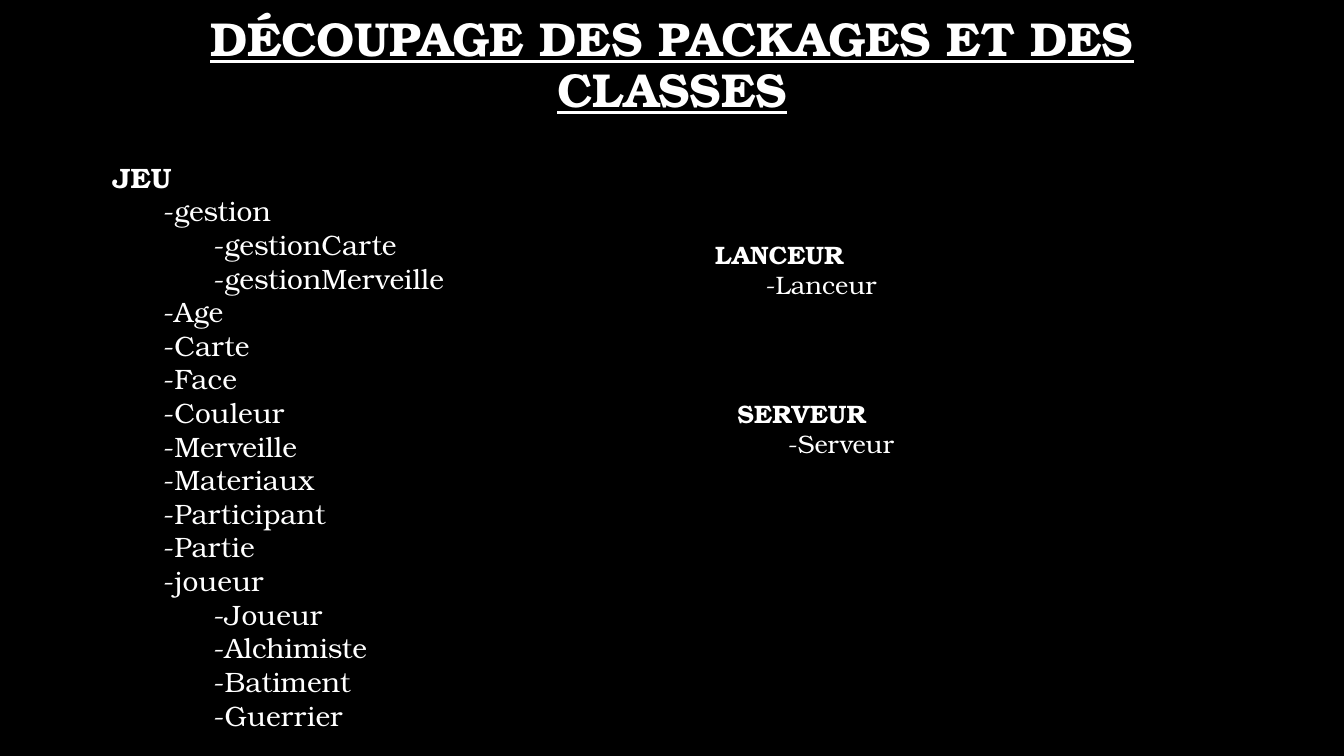
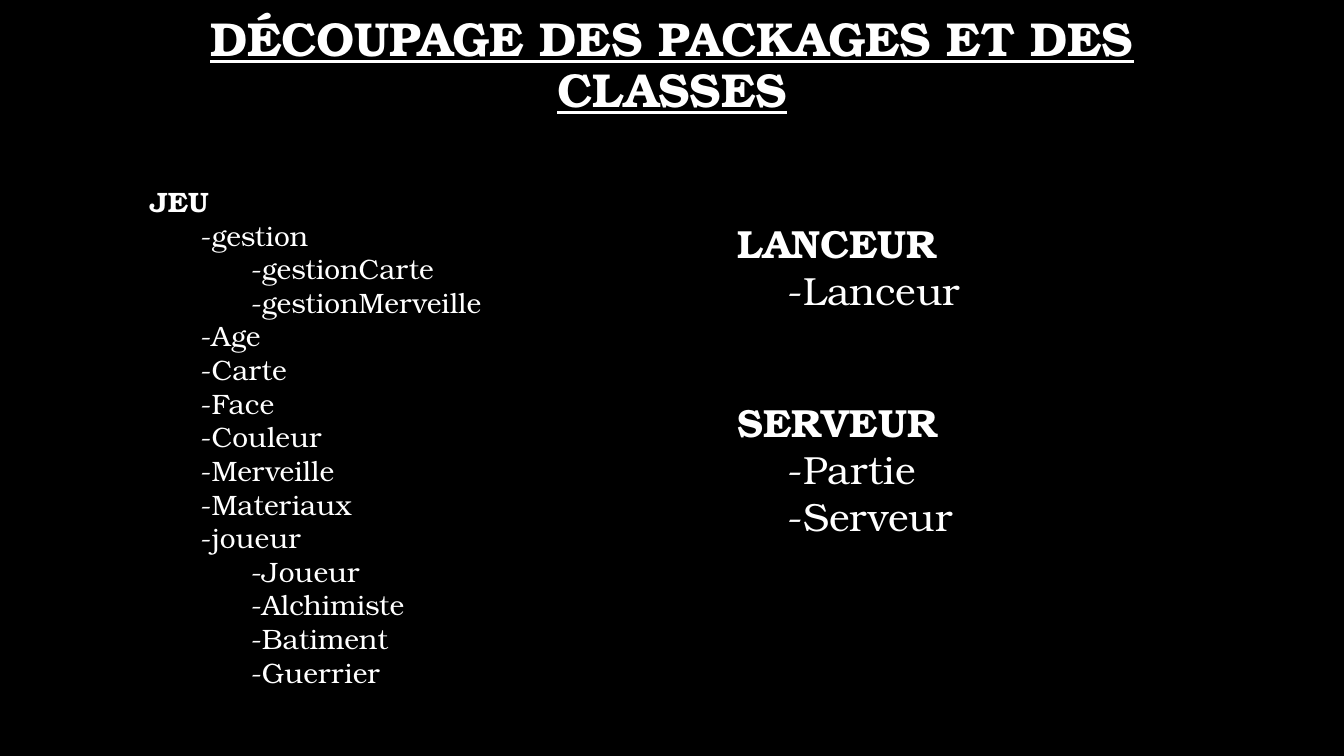
Before and after one commit to Reda066/7WondersProjet, a slide deck: slide 3 of Documentation/PROJET DEVELOPPEMENT.pptx. Drawn at 1344x756 pixels with LibreOffice and Linux fonts; fonts in the diff are those of the drawing; background and template pictures are left out. Boxes give left, top, right and bottom in pixels: in the first picture for what was removed or moved away, otherwise in the second. Text is boxed around its words. In the diff, an @@ line names an element or a change of style, - is before the commit and + after.

```diff
--- a/Documentation/PROJET DEVELOPPEMENT.pptx
+++ b/Documentation/PROJET DEVELOPPEMENT.pptx
@@ text "JEU": place and size @@
-text "JEU" at (113,169,443,727)
+text "JEU" at (150,193,481,684)
@@ text "LANCEUR": place and size @@
-text "LANCEUR" at (715,246,877,295)
+text "LANCEUR" at (737,230,960,306)
@@ text "LANCEUR" at (737,230,960,306): size 18 to 28 pt @@
@@ text at (737,409,953,532): size 18 to 28 pt in "SERVEUR", "-Serveur" @@
@@ text at (788,457,916,485): paragraph added @@
+-Partie
@@ text at (163,504,326,558): paragraphs removed @@
--Participant
--Partie
```
Also in this commit, not shown: 7 slides added, 1 slide removed, 1 other file.
